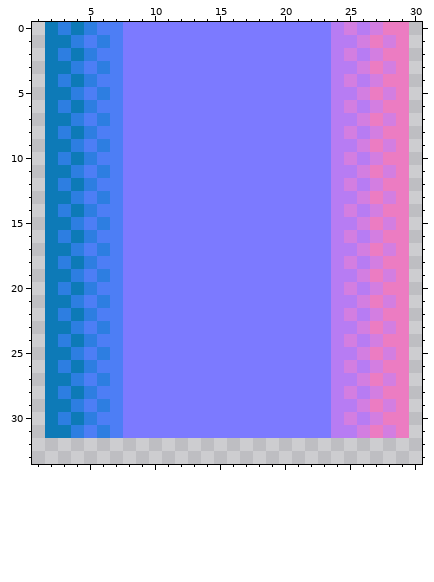
Two versions of one pixel-art file, Assets/Sprites/walls.ase. That is the earlier state.
256x256 pixels, 1 frame. Colours within 5 levels of each other are drawn and written as one. Shown: x 1..30, y 0..33. The commit also changed other parts of the picture, which this record leaves out.
The same view after the edit:
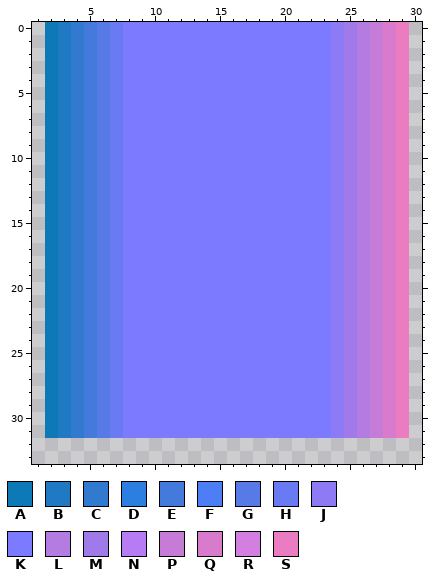
Palette (. is transparent): A #0d7ab7  B #1f7ac3  C #327acf  D #2d7ee1  E #447adb  F #4d7ef5  G #577ae7  H #697af3  J #8e7af4  K #7c7aff  L #b47be0  M #a17aea  N #b77cf3  P #c67bd6  Q #d97bcc  R #d37ee1  S #ec7cc2
Difference:
layer "Dithers" now hidden
y 0: x 3..7 DADFF -> BCEGH; x 24..28 NRNRS -> JMLPQ
y 1: x 3..7 ADFDF -> BCEGH; x 24..28 NNRSR -> JMLPQ
y 2: x 3..7 DADFF -> BCEGH; x 24..28 NRNRS -> JMLPQ
y 3: x 3..7 ADFDF -> BCEGH; x 24..28 NNRSR -> JMLPQ
y 4: x 3..7 DADFF -> BCEGH; x 24..28 NRNRS -> JMLPQ
y 5: x 3..7 ADFDF -> BCEGH; x 24..28 NNRSR -> JMLPQ
y 6: x 3..7 DADFF -> BCEGH; x 24..28 NRNRS -> JMLPQ
y 7: x 3..7 ADFDF -> BCEGH; x 24..28 NNRSR -> JMLPQ
y 8: x 3..7 DADFF -> BCEGH; x 24..28 NRNRS -> JMLPQ
y 9: x 3..7 ADFDF -> BCEGH; x 24..28 NNRSR -> JMLPQ
y 10: x 3..7 DADFF -> BCEGH; x 24..28 NRNRS -> JMLPQ
y 11: x 3..7 ADFDF -> BCEGH; x 24..28 NNRSR -> JMLPQ
y 12: x 3..7 DADFF -> BCEGH; x 24..28 NRNRS -> JMLPQ
y 13: x 3..7 ADFDF -> BCEGH; x 24..28 NNRSR -> JMLPQ
y 14: x 3..7 DADFF -> BCEGH; x 24..28 NRNRS -> JMLPQ
y 15: x 3..7 ADFDF -> BCEGH; x 24..28 NNRSR -> JMLPQ
y 16: x 3..7 DADFF -> BCEGH; x 24..28 NRNRS -> JMLPQ
y 17: x 3..7 ADFDF -> BCEGH; x 24..28 NNRSR -> JMLPQ
y 18: x 3..7 DADFF -> BCEGH; x 24..28 NRNRS -> JMLPQ
y 19: x 3..7 ADFDF -> BCEGH; x 24..28 NNRSR -> JMLPQ
y 20: x 3..7 DADFF -> BCEGH; x 24..28 NRNRS -> JMLPQ
y 21: x 3..7 ADFDF -> BCEGH; x 24..28 NNRSR -> JMLPQ
y 22: x 3..7 DADFF -> BCEGH; x 24..28 NRNRS -> JMLPQ
y 23: x 3..7 ADFDF -> BCEGH; x 24..28 NNRSR -> JMLPQ
y 24: x 3..7 DADFF -> BCEGH; x 24..28 NRNRS -> JMLPQ
y 25: x 3..7 ADFDF -> BCEGH; x 24..28 NNRSR -> JMLPQ
y 26: x 3..7 DADFF -> BCEGH; x 24..28 NRNRS -> JMLPQ
y 27: x 3..7 ADFDF -> BCEGH; x 24..28 NNRSR -> JMLPQ
y 28: x 3..7 DADFF -> BCEGH; x 24..28 NRNRS -> JMLPQ
y 29: x 3..7 ADFDF -> BCEGH; x 24..28 NNRSR -> JMLPQ
y 30: x 3..7 DADFF -> BCEGH; x 24..28 NRNRS -> JMLPQ
y 31: x 3..7 ADFDF -> BCEGH; x 24..28 NNRSR -> JMLPQ
